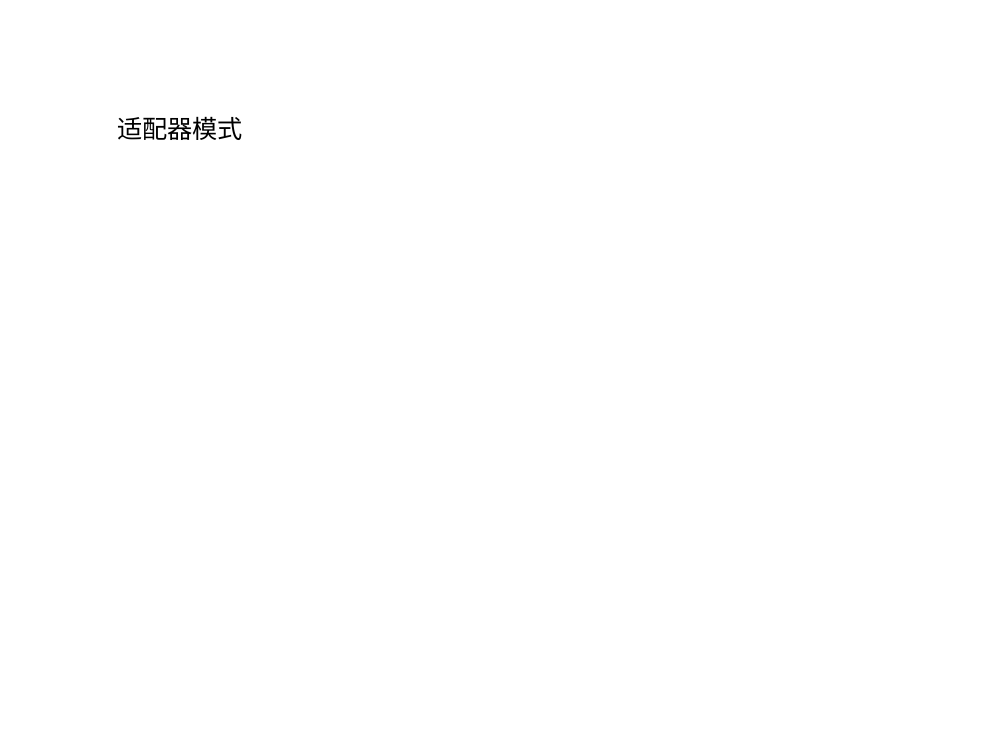
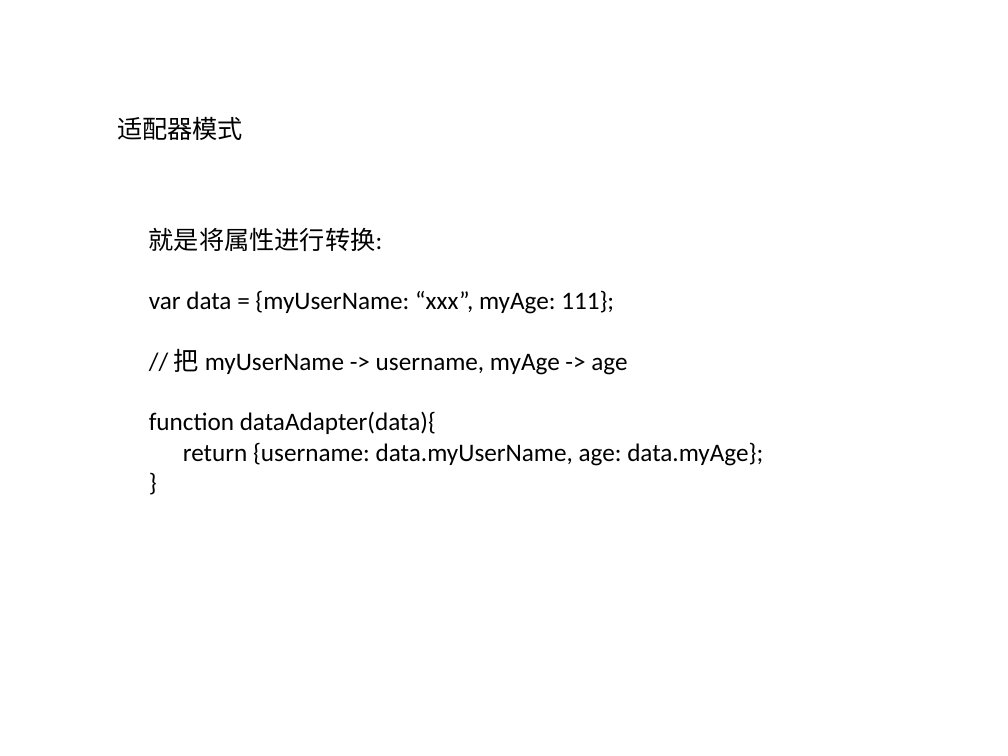
Before and after one commit to linfenpan/flamingo, a slide deck: slide 5 of share/简单的设计模式.pptx. Drawn at 1008x756 pixels with LibreOffice and Linux fonts; fonts in the diff are those of the drawing. Boxes give left, top, right and bottom in pixels: in the first picture for what was removed or moved away, otherwise in the second. Text is boxed around its words. In the diff, an @@ line names an element or a change of style, - is before the commit and + after.

```diff
--- a/share/简单的设计模式.pptx
+++ b/share/简单的设计模式.pptx
@@ text added at [149,227,763,466], 18 pt, text #000000 @@
+就是将属性进行转换:
+var data = {myUserName: “xxx”, myAge: 111};
+// 把 myUserName -> username, myAge -> age
+function dataAdapter(data){
+return {username: data.myUserName, age: data.myAge};
+}
```
Also in this commit, not shown: 7 other slides changed, 1 slide removed, 22 other files.
